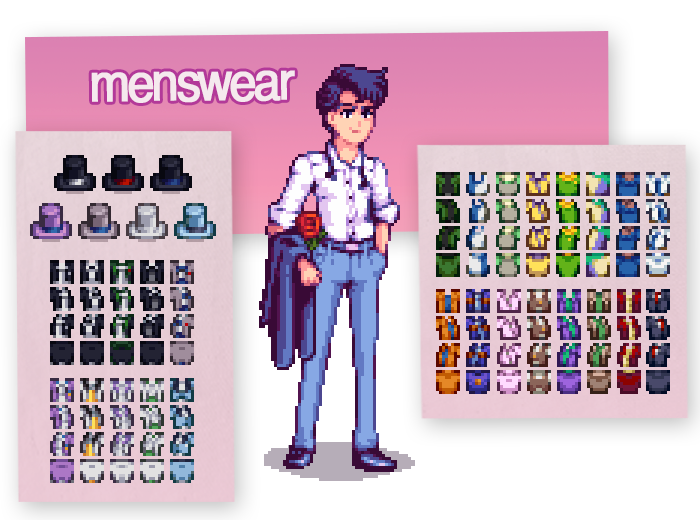
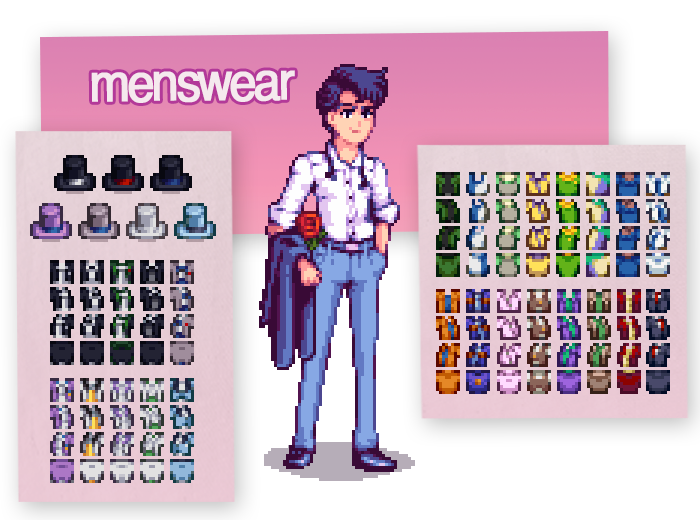
Layered file, before and after one edit (700×520). Changes by layer:
moved "mamo" into group "showcase" over [259, 231, 419, 234]
painted on "card" (6th of 6, in "content" › "banner" › "card") over [25, 31, 609, 235]
